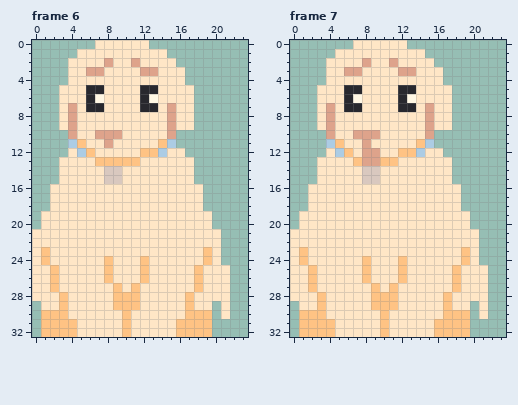
Pixel-art file, stored at Assets/Sprites/Animations/GoodestBoyDoggo.aseprite. That is the earlier state.
24x33 pixels, 17 frames. Shown: frame 6, frame 7. The commit also changed other frames, which this record leaves out.
New version:
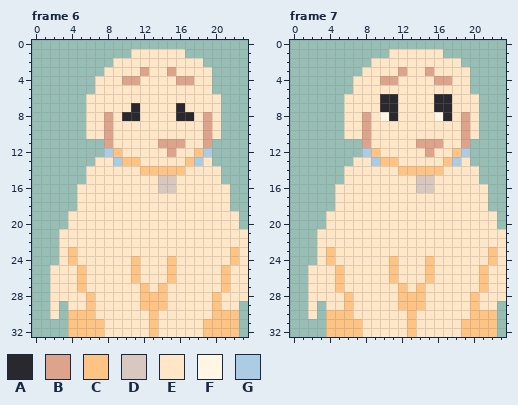
Palette (. is transparent): A #28282e  B #dea38b  C #ffc384  D #d9c8bf  E #ffe6c6  F #fff7e4  G #accce4
What changed:
Changed rows in their new state; - is an unchanged pixel.
Frame 6:
first column x 0:
 0 -------......-----------
 1 -----......----EE-------
 2 ----.....--E----EEE-----
 3 ----....-----E-B-EEE----
 4 ----...---BB----BBEE----
 5 ---....E----EE----EE----
 6 ---...EE----EE----EEE---
 7 ---...EE---AEE-EA-EEE---
 8 ---...--B-AA---EAAEBE---
 9 ---...--B------E--EBE---
10 ----..-E-E-----EEEEBE---
11 ----....------BBBEEB----
12 ----....GC--EEEB-ECG----
13 ---....EEG-------CGE----
14 ---...--EE--CCCCC-EEE---
15 ---...--EE----DD--EEE---
16 --...---------DD---EEE--
17 --...--------------EEE--
18 --...--------------EEE--
19 -...----------------EEE-
20 -...----------------EEE-
21 ...------------------EEE
22 ...------------------EEE
23 ...-C--------------E-ECE
24 ...-C---E--CE--C---E-ECE
25 ..E--C--E--CE--C--E--CEE
26 ..E--C--E--CE--C--E--CEE
27 ..E--C---E-EC-C---E--CEE
28 ..-E--C--EEECCC--E--C-EE
29 -.-.--C--EEECCC--E--C-E-
30 -.E.CCC---E--C---EEECCC-
31 -...-CCC--E--C--EEE-CCC-
32 -...-CCC--E--C--EEE-CCC-
Frame 7:
first column x 0:
 0 -------......-----------
 1 -----......----EE-------
 2 ----.....--E----EEE-----
 3 ----....-----E-B-EEE----
 4 ----...---BB----BBEE----
 5 ---....E----EE----EE----
 6 ---...EE--AAEE--AAEEE---
 7 ---...EE--AAEE-EAAEEE---
 8 ---...--B-FA---EFAEBE---
 9 ---...--B------E--EBE---
10 ----..-E-E-----EEEEBE---
11 ----....------BBBEEB----
12 ----....GC--EEEB-ECG----
13 ---....EEG-------CGE----
14 ---...--EE--CCCCC-EEE---
15 ---...--EE----DD--EEE---
16 --...---------DD---EEE--
17 --...--------------EEE--
18 --...--------------EEE--
19 -...----------------EEE-
20 -...----------------EEE-
21 ...------------------EEE
22 ...------------------EEE
23 ...-C--------------E-ECE
24 ...-C---E--CE--C---E-ECE
25 ..E--C--E--CE--C--E--CEE
26 ..E--C--E--CE--C--E--CEE
27 ..E--C---E-EC-C---E--CEE
28 ..-E--C--EEECCC--E--C-EE
29 -.-.--C--EEECCC--E--C-E-
30 -.E.CCC---E--C---EEECCC-
31 -...-CCC--E--C--EEE-CCC-
32 -...-CCC--E--C--EEE-CCC-
Pixel boxes of the changes (left, top, right, bottom) in both pictures:
changed: (32, 40, 248, 337)
changed: (290, 40, 506, 337)
